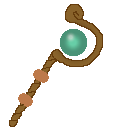
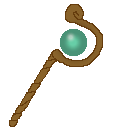
Layered file, before and after one edit (w=128, h=128). Changes by layer:
painted on "Background" over 18, 68, 49, 107
